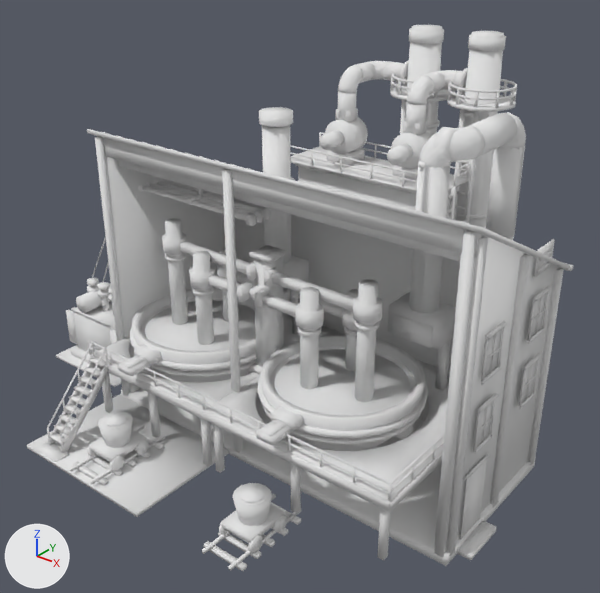
The glTF model price-of-everything-0.1/assets/supply_chain_3d/eaf_lvl3_contour.glb as it was, and as the next commit left it.
Both versions are drawn from a 50 mm lens placed at (0.898, -1.036, 0.908), pointed at (0.067, 0.003, 0.264). Lighting does not change. The marker at lower left points along +X, +Y and +Z. The first picture is the older version. Vertices at exactly the same position are counted once.

The scene before the commit, as lines of its bpy script (objects in view):
```python
me_eaf_v2_contour = bpy.data.meshes.new('eaf_v2_contour')
me_eaf_v2_contour.from_pydata(...)  # 10812 vertices, 19826 faces; spans x -0.5..0.5, y -0.378..0.378, z 0.0..0.693
me_eaf_v2_contour.materials.append(mat_paint)  # white #e7e7e7
ob_eaf_v2_contour = bpy.data.objects.new('eaf_v2_contour', me_eaf_v2_contour)
ob_eaf_v2_contour.location = (0.0, 0.0, 0.0)
```
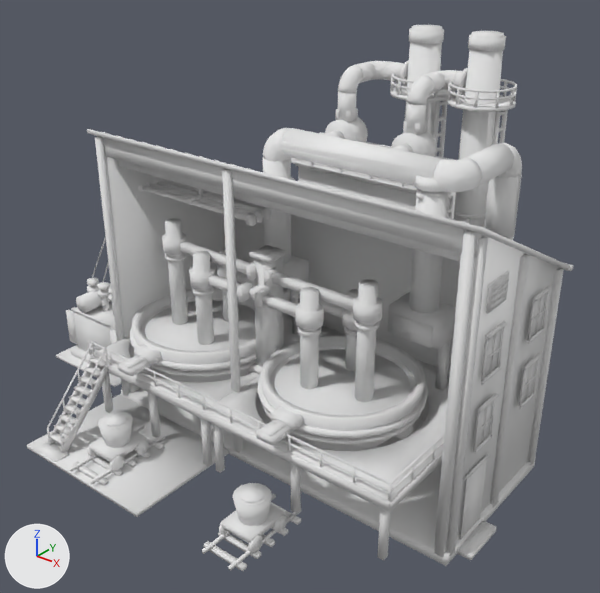
Diff of the bpy script that builds the scene:
```diff
--- a/price-of-everything-0.1/assets/supply_chain_3d/eaf_lvl3_contour.glb.py
+++ b/price-of-everything-0.1/assets/supply_chain_3d/eaf_lvl3_contour.glb.py
@@ me_eaf_v2_contour @@
 # used by ob_eaf_v2_contour; location = (0.0, 0.0, 0.0)
-me_eaf_v2_contour.from_pydata(...)  # 10812 vertices, 19826 faces; spans x -0.5..0.5, y -0.378..0.378, z 0.0..0.693
+me_eaf_v2_contour.from_pydata(...)  # 10620 vertices, 19442 faces; spans x -0.5..0.5, y -0.378..0.378, z 0.0..0.693
+# me_eaf_v2_contour part 1: the loose piece of 8 vertices spanning x 0.474..0.477, y 0.037..0.092, z 0.406..0.448 is moved by (0.0, -0.149, 0.0)
+# me_eaf_v2_contour part 2: the loose piece of 8 vertices spanning x 0.477..0.479, y 0.042..0.087, z 0.411..0.416 is moved by (0.0, -0.149, 0.0)
+# me_eaf_v2_contour part 3: the loose piece of 8 vertices spanning x 0.477..0.479, y 0.042..0.087, z 0.42..0.425 is moved by (0.0, -0.149, 0.0)
+# me_eaf_v2_contour part 4: the loose piece of 8 vertices spanning x 0.477..0.479, y 0.042..0.087, z 0.428..0.434 is moved by (0.0, -0.149, 0.0)
+# me_eaf_v2_contour part 5: the loose piece of 8 vertices spanning x 0.477..0.479, y 0.042..0.087, z 0.437..0.443 is moved by (0.0, -0.149, 0.0)
+# me_eaf_v2_contour part 6: the loose piece of 40 vertices spanning x -0.061..-0.001, y 0.029..0.088, z 0.55..0.569 is moved by (0.317, 0.0, -0.05)
+# me_eaf_v2_contour part 7: the loose piece of 8 vertices spanning x 0.273..0.284, y 0.031..0.086, z 0.535..0.542 is moved by (0.0, 0.0, -0.05)
+# me_eaf_v2_contour part 8: the loose piece of 8 vertices spanning x 0.235..0.243, y 0.275..0.28, z 0.087..0.575 is moved by (0.027, 0.027, 0.0)
+# me_eaf_v2_contour part 9: the loose piece of 8 vertices spanning x 0.208..0.215, y 0.275..0.28, z 0.087..0.575 is moved by (0.054, 0.054, 0.0)
+# me_eaf_v2_contour part 10: the loose piece of 8 vertices spanning x 0.115..0.123, y 0.275..0.28, z 0.087..0.575 is moved by (0.027, 0.027, 0.0)
+# me_eaf_v2_contour part 11: the loose piece of 8 vertices spanning x 0.088..0.095, y 0.275..0.28, z 0.087..0.575 is moved by (0.054, 0.054, 0.0)
+# me_eaf_v2_contour part 12: 37 loose pieces with 492 vertices, spanning x 0.07..0.318, y 0.034..0.353, z 0.099..0.593, are deleted
+# me_eaf_v2_contour part 13: 194 vertices moved from x -0.055..0.353, y 0.034..0.254, z 0.534..0.594 to x -0.055..0.353, y 0.034..0.254, z 0.484..0.544; 119 vertices removed from x 0.261..0.352, y 0.034..0.197, z 0.534..0.594; 147 vertices added at x -0.055..0.352, y 0.034..0.197, z 0.484..0.544
+# me_eaf_v2_contour part 14: 120 vertices added at x 0.144..0.148, y 0.305..0.332, z 0.156..0.563
+# other edits to the shape of me_eaf_v2_contour do not show in these pictures
 me_eaf_v2_contour.materials.append(mat_paint)
```

Where the change shows, as pixel boxes [x1, y1, x2, y2] in the pictures (600 x 593 px; the box of a moved part takes in the faces that stretch with it):
part 1 of me_eaf_v2_contour, moved or reshaped
    before: [534, 239, 555, 278]
    after: [486, 271, 510, 314]
part 2 of me_eaf_v2_contour, moved or reshaped
    before: [538, 262, 551, 274]
    after: [490, 294, 507, 309]
part 3 of me_eaf_v2_contour, moved or reshaped
    before: [538, 255, 552, 268]
    after: [491, 288, 507, 304]
part 4 of me_eaf_v2_contour, moved or reshaped
    before: [539, 250, 553, 262]
    after: [491, 283, 508, 298]
part 5 of me_eaf_v2_contour, moved or reshaped
    before: [541, 244, 554, 254]
    after: [492, 277, 509, 291]
part 6 of me_eaf_v2_contour, moved or reshaped
    before: [259, 107, 293, 127]
    after: [414, 175, 444, 192]
part 7 of me_eaf_v2_contour, moved or reshaped
    before: [418, 161, 425, 168]
    after: [416, 192, 423, 199]
part 8 of me_eaf_v2_contour, moved or reshaped
    before: [464, 111, 480, 220]
    after: [484, 111, 501, 229]
part 9 of me_eaf_v2_contour, moved or reshaped (mostly hidden)
    before: [454, 109, 465, 219]
    after: [499, 110, 508, 143]
part 10 of me_eaf_v2_contour, moved or reshaped (not visible before)
    after: [433, 101, 440, 156]
part 11 of me_eaf_v2_contour, moved or reshaped (mostly hidden)
    before: [400, 100, 407, 135]
    after: [439, 100, 448, 157]
part 12 of me_eaf_v2_contour, deleted (mostly hidden)
    before: [404, 102, 474, 211]
part 13 of me_eaf_v2_contour, moved or reshaped
    before: [262, 112, 526, 313]
    after: [263, 128, 522, 313]
part 14 of me_eaf_v2_contour, added (mostly hidden)
    after: [437, 101, 445, 152]
